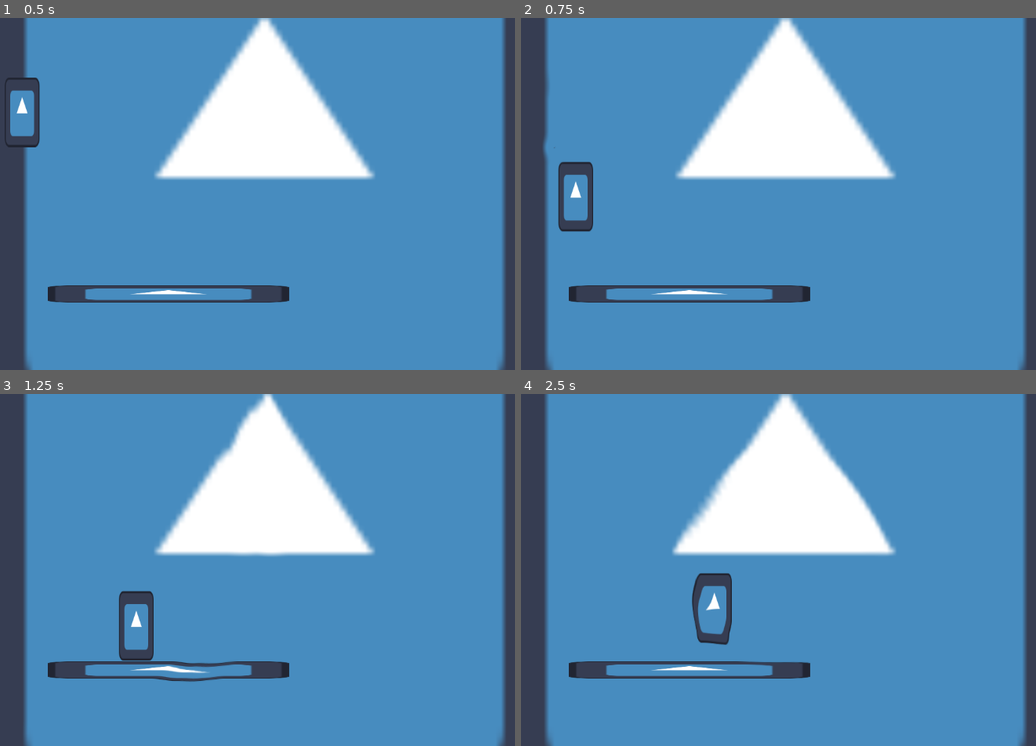
Above: before the commit, frames 1-4 (two rows, left to right).
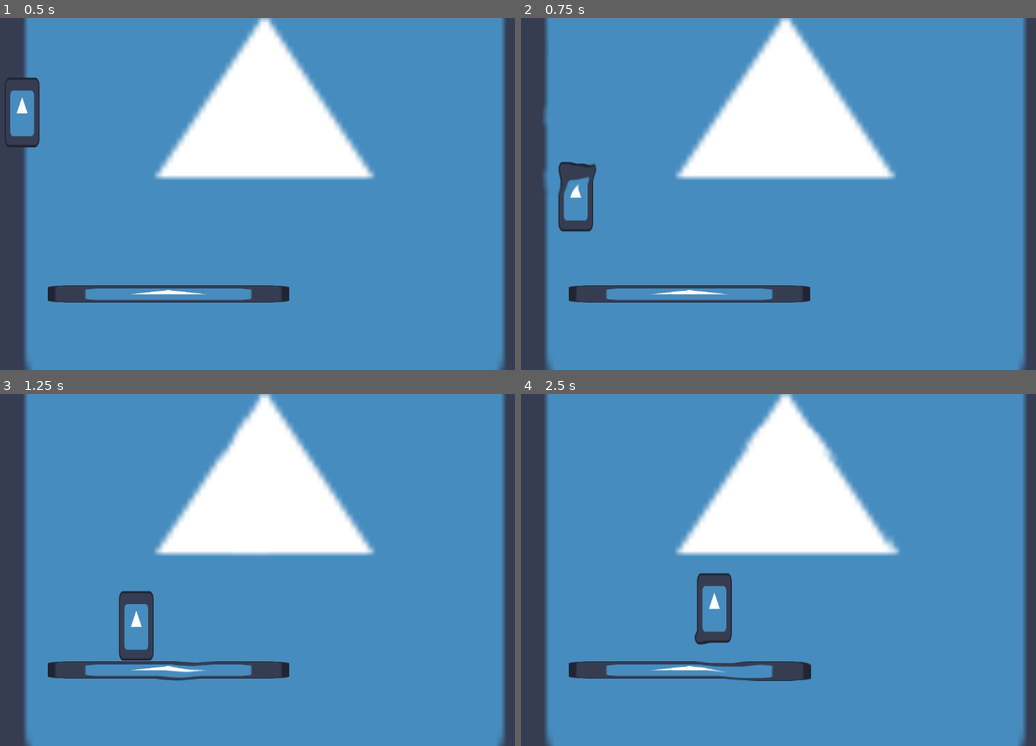
Above: after the commit, the same moments.

Repository: BeMain/metroidvania
Game: Godot game, scene res://world.tscn
Same seed, same stepped clock (60 frames per second), same inputs: the game is played once before the commit and once after it. The engine's default icon, where the game draws it, is replaced by a stand-in: a white triangle on a blue panel in a dark square.
Inputs:
- Up to frame 1 (0.5 s): no input
- Up to frame 2 (0.75 s): tap Enter (ui_accept) at 0.5, 0.6 s; hold Right (right) from 0.53 s (still down)
- Up to frame 3 (1.25 s): keep holding Right (right); tap Up (jump) at 0.77 s
- Up to frame 4 (2.5 s): tap Enter (ui_accept) at 1.35, 2.1 s; tap Up (jump) at 1.52 s; release Right (right) at 2.03 s; hold Left (left) from 2.03 s (still down)

Frame 1 is identical in both runs. In frame 2, 0.3% of the frame differs, in the area x 4-15%, y 25-51%; in frame 3, 0.5%; in frame 4, 1.9%, in the area x 29-74%, y 9-82%.

Commit message:
Use Tween to animate SoundRipple

Diff:
--- a/sound_ripple.gdshader
+++ b/sound_ripple.gdshader
@@ -15,9 +15,10 @@
 	float screen_ratio = SCREEN_PIXEL_SIZE.x / SCREEN_PIXEL_SIZE.y;
 	vec2 scaled_uv = ( SCREEN_UV - vec2(0.5, 0.0) ) / vec2(screen_ratio, 1.0) + vec2(0.5, 0.0);
 	vec2 scaled_center = ( center - vec2(0.5, 0.0) ) / vec2(screen_ratio, 1.0) + vec2(0.5, 0.0);
-	float outer_mask = 1.0 - smoothstep(size-0.1, size, length(scaled_uv - scaled_center));
-	float inner_mask = smoothstep(size-thickness-0.1, size-thickness, length(scaled_uv - scaled_center));
+	float outer_mask = 1.0 - smoothstep(size - thickness/2.0, size, length(scaled_uv - scaled_center));
+	float inner_mask = smoothstep(size - thickness * 1.5, size-thickness, length(scaled_uv - scaled_center));
 	float mask = outer_mask * inner_mask;
 	vec2 displacement = normalize(scaled_uv - scaled_center) * force * mask;
 	COLOR = texture(SCREEN_TEXTURE, SCREEN_UV - displacement);
+	//COLOR.rgb = vec3(mask);
 }
--- a/sound_ripple.tscn
+++ b/sound_ripple.tscn
@@ -8,39 +8,6 @@
 shader_parameter/center = Vector2(0.5, 0.5)
 shader_parameter/size = 0.0
 shader_parameter/thickness = 0.01
-
-[sub_resource type="Animation" id="Animation_ynl86"]
-resource_name = "Pulse"
-tracks/0/type = "bezier"
-tracks/0/imported = false
-tracks/0/enabled = true
-tracks/0/path = NodePath(".:material:shader_parameter/size")
-tracks/0/interp = 1
-tracks/0/loop_wrap = true
-tracks/0/keys = {
-"handle_modes": PackedInt32Array(0, 0),
-"points": PackedFloat32Array(0, -0.25, 0, 0.25, 0, 1, -0.25, 0, 0.25, 0),
-"times": PackedFloat32Array(0, 1)
-}
-tracks/1/type = "method"
-tracks/1/imported = false
-tracks/1/enabled = true
-tracks/1/path = NodePath(".")
-tracks/1/interp = 1
-tracks/1/loop_wrap = true
-tracks/1/keys = {
-"times": PackedFloat32Array(1),
-"transitions": PackedFloat32Array(1),
-"values": [{
-"args": [],
-"method": &"queue_free"
-}]
-}
-
-[sub_resource type="AnimationLibrary" id="AnimationLibrary_5i2lo"]
-_data = {
-"Pulse": SubResource("Animation_ynl86")
-}
 
 [node name="SoundRipple" type="ColorRect"]
 material = SubResource("ShaderMaterial_1r03o")
@@ -53,8 +20,3 @@
 
 [node name="BackBufferCopy" type="BackBufferCopy" parent="."]
 copy_mode = 2
-
-[node name="AnimationPlayer" type="AnimationPlayer" parent="."]
-libraries = {
-"": SubResource("AnimationLibrary_5i2lo")
-}
--- a/sound_ripples.gd
+++ b/sound_ripples.gd
@@ -6,12 +6,27 @@
 @onready var sound_ripple_canvas = get_node(sound_ripple_canvas_path)
 
 
-func add_ripple(position: Vector2 = Vector2.ZERO, force: float = 0.035, thickness: float = 0.0):
+func add_ripple(position: Vector2 = Vector2.ZERO,
+				life_time: float = 1.0,
+				propagation_speed: float = 1.0,
+				initial_force: float = 0.01,
+				decrease_force: bool = true,
+				initial_thickness: float = 0.05,
+				decrease_thickness: bool = false):
 	var ripple: ColorRect = SoundRipple.instantiate()
 	var material = ripple.material.duplicate(true)
-	material.set_shader_parameter("force", force)
-	material.set_shader_parameter("thickness", thickness)
+	material.set_shader_parameter("size", 0.0)
+	material.set_shader_parameter("force", initial_force)
+	material.set_shader_parameter("thickness", initial_thickness)
 	material.set_shader_parameter("center", position / get_viewport_rect().size)
 	ripple.material = material
 	sound_ripple_canvas.add_child(ripple)
-	ripple.get_node("AnimationPlayer").play("Pulse")
+
+	# Animate the ripple
+	var tween = get_tree().create_tween()
+	tween.tween_property(ripple, "material:shader_parameter/size", propagation_speed * life_time, life_time)
+	if decrease_force:
+		tween.parallel().tween_property(ripple, "material:shader_parameter/force", 0.0, life_time)
+	if decrease_thickness:
+		tween.parallel().tween_property(ripple, "material:shader_parameter/thickness", 0.0, life_time)
+	tween.tween_callback(ripple.queue_free)
--- a/world.tscn
+++ b/world.tscn
@@ -1,10 +1,18 @@
-[gd_scene load_steps=4 format=3 uid="uid://cqwkoh2y0qgbs"]
+[gd_scene load_steps=6 format=3 uid="uid://cqwkoh2y0qgbs"]
 
 [ext_resource type="PackedScene" uid="uid://cfwoprmxipx4g" path="res://player.tscn" id="1_5qsqh"]
 [ext_resource type="Texture2D" uid="uid://cy32ov5kfeixm" path="res://icon.svg" id="2_fjsoq"]
+[ext_resource type="Shader" path="res://sound_ripple.gdshader" id="3_eosy1"]
 
 [sub_resource type="RectangleShape2D" id="RectangleShape2D_2t33r"]
 size = Vector2(442, 33)
+
+[sub_resource type="ShaderMaterial" id="ShaderMaterial_64hqa"]
+shader = ExtResource("3_eosy1")
+shader_parameter/force = 0.1
+shader_parameter/center = Vector2(0.5, 0.5)
+shader_parameter/size = 0.5
+shader_parameter/thickness = 0.01
 
 [node name="World" type="Node2D"]
 
@@ -30,3 +38,12 @@
 metadata/_edit_lock_ = true
 
 [node name="SoundRippleCanvas" type="CanvasLayer" parent="."]
+
+[node name="ColorRect" type="ColorRect" parent="SoundRippleCanvas"]
+visible = false
+material = SubResource("ShaderMaterial_64hqa")
+anchors_preset = 15
+anchor_right = 1.0
+anchor_bottom = 1.0
+grow_horizontal = 2
+grow_vertical = 2
Not shown: 1 places in sound_ripple.tscn that only renumber resources
